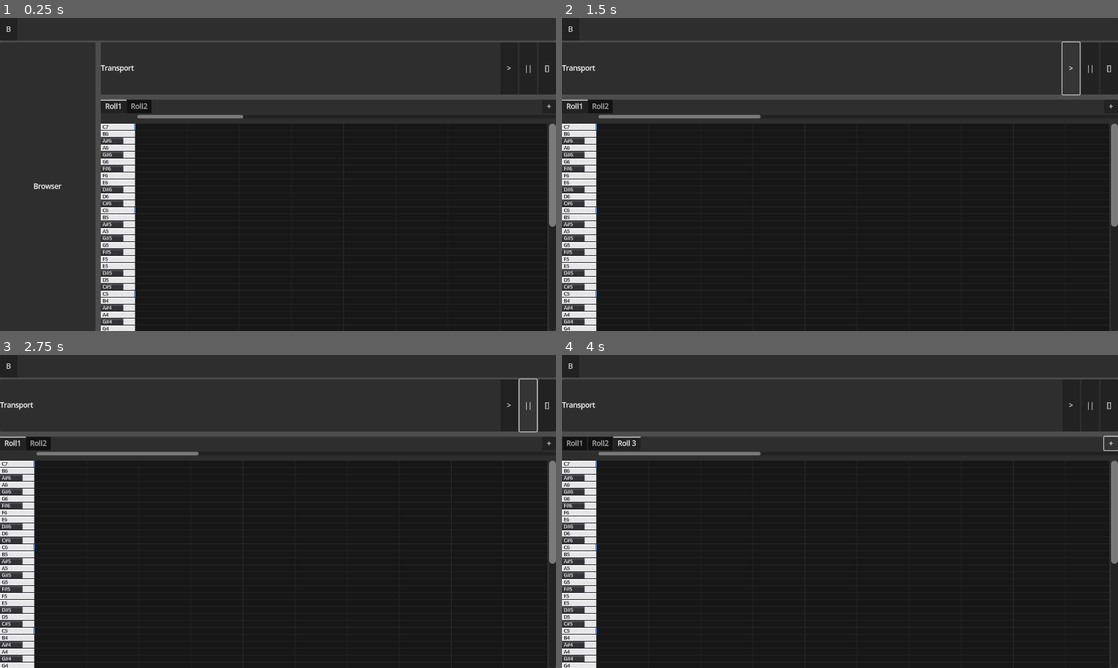
Above: before the commit, frames 1-4 (two rows, left to right).
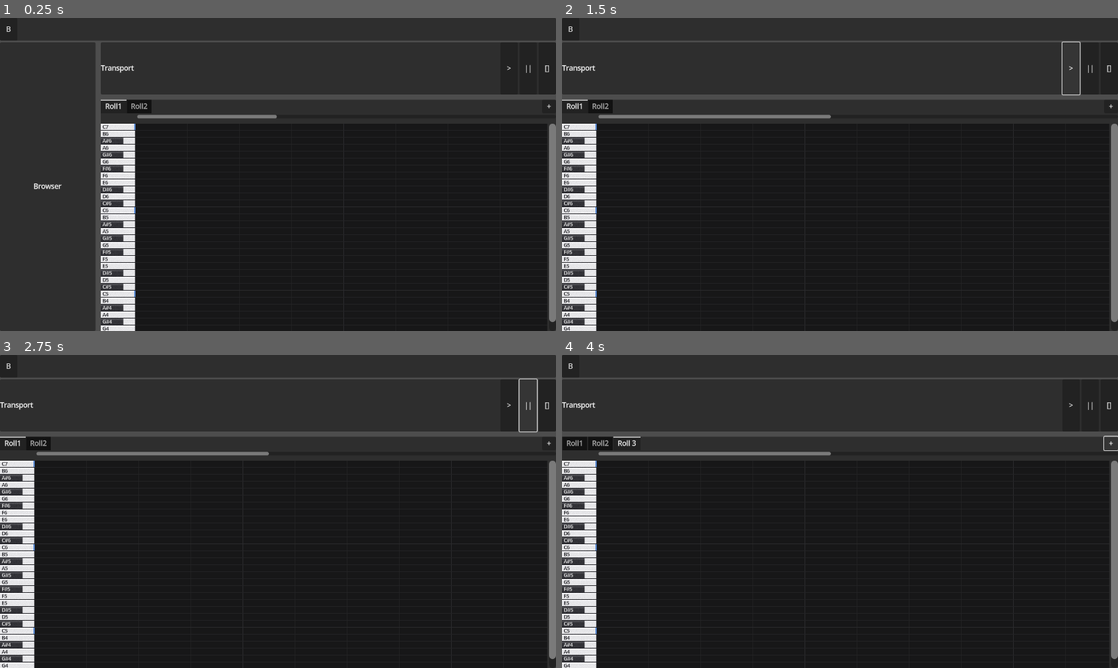
Above: after the commit, the same moments.

Repository: Touma-Kazusa2/SimpleDAW
Game: Godot game, scene res://simple_daw.tscn
Same seed, same stepped clock (60 frames per second), same inputs: the game is played once before the commit and once after it.
Inputs:
- Up to frame 1 (0.25 s): no input
- Up to frame 2 (1.5 s): click "B" at 0.5 s; click ">" at 1.25 s
- Up to frame 3 (2.75 s): click "||" at 2 s
- Up to frame 4 (4 s): click "[]" at 2.75 s; click "+" at 3.5 s

The runs differ from the first frame. In frame 1, 0.5% of the frame differs, in the area x 43-100%, y 30-98%; in frame 2, 0.6%, in the area x 35-100%, y 30-98%; in frame 3, 0.6%; in frame 4, 0.6%.

Commit message:
Fix vertical scrollbar range

Diff:
--- a/scripts/simple_daw.gd
+++ b/scripts/simple_daw.gd
@@ -129,12 +129,12 @@
 	if h_scroll_spacer != null:
 		h_scroll_spacer.custom_minimum_size = Vector2(max(0.0, keyboard_width), 0)
 	h_scroll.min_value = 0.0
-	h_scroll.max_value = max_x + max(view_width, 0.0)
+	h_scroll.max_value = max_x
 	h_scroll.page = max(view_width, 0.0)
 	h_scroll.value = clamp(scroll_x, 0.0, max_x)
 	h_scroll.visible = max_x > 0.0
 	v_scroll.min_value = 0.0
-	v_scroll.max_value = max_y + max(view_height, 0.0)
+	v_scroll.max_value = max_y
 	v_scroll.page = max(view_height, 0.0)
 	v_scroll.value = clamp(scroll_y, 0.0, max_y)
 	v_scroll.visible = max_y > 0.0
